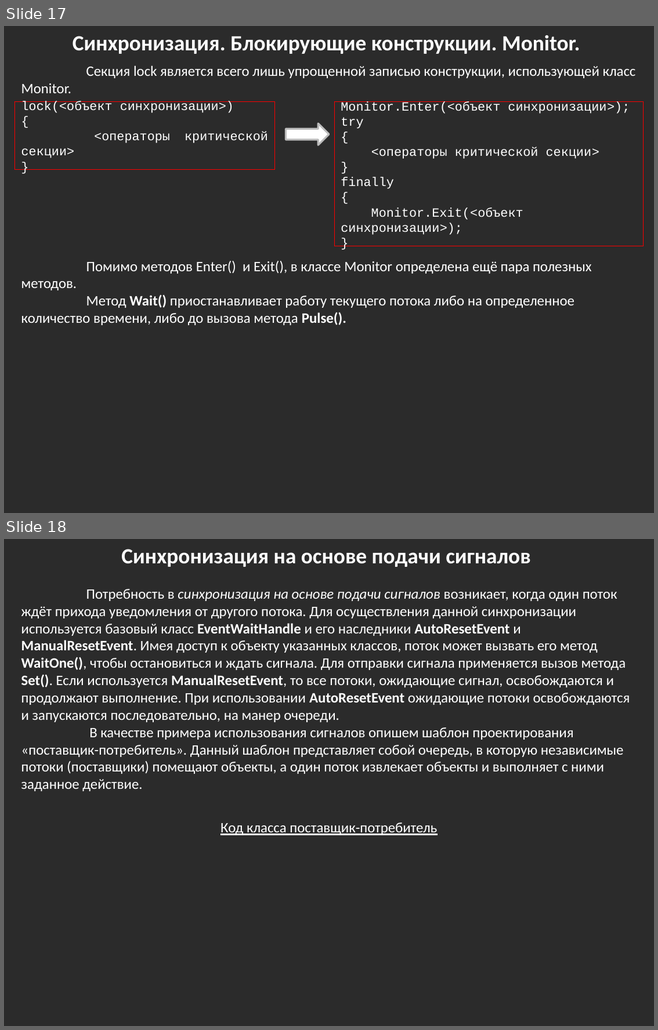
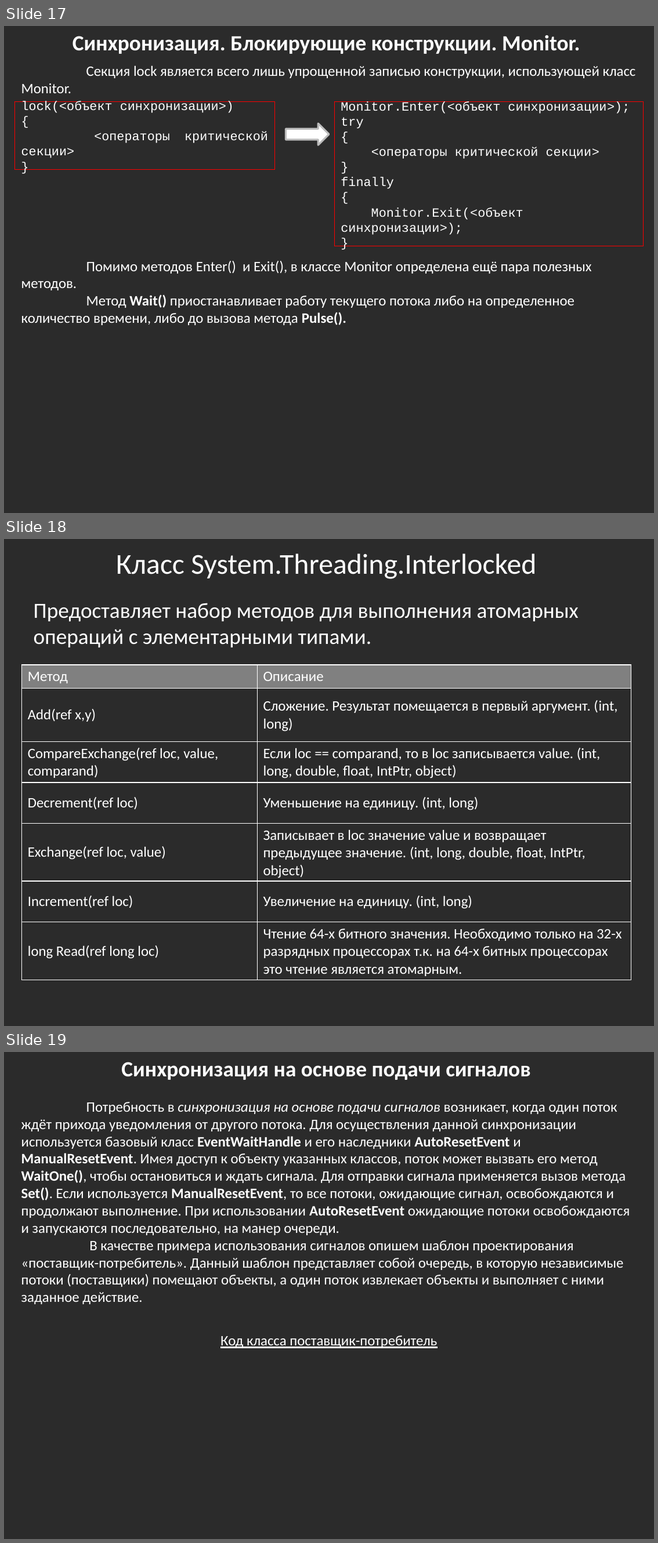
Before and after one commit to bazile/Training, a slide deck: Presentation/lesson-08.pptx. Shown one above the other, each under a label of ours: slides 17 and 18 before the commit, slides 17, 18 and 19 after it. The pictures are 658x1030 and 658x1543 pixels, drawn with LibreOffice and Linux fonts; fonts in the diff are those of the drawing; background and template pictures are left out; a plain dark background stands for a picture behind light text. Boxes give left, top, right and bottom in pixels: in the first picture for what was removed or moved away, otherwise in the second. Text is boxed around its words. In the diff, an @@ line names an element or a change of style, - is before the commit and + after.

Commit message:
Updated multi-threading presentation (lesson #8)

```diff
--- a/Presentation/lesson-08.pptx
+++ b/Presentation/lesson-08.pptx
@@ slide 18 added at (x1=4, y1=539, x2=654, y2=1026), background picture (left out) @@
@@ text added at (x1=116, y1=553, x2=536, y2=579), 32 pt, text #FFFFFF @@
+Класс System.Threading.Interlocked
@@ text added at (x1=34, y1=603, x2=578, y2=647), 24 pt, text #FFFFFF @@
+Предоставляет набор методов для выполнения атомарных операций с элементарными типами.
@@ table added at (x1=22, y1=665, x2=631, y2=980), 7 rows, 2 columns @@
+Метод | Описание
+Add(ref x,y) | Сложение. Результат помещается в первый аргумент. (int, long)
+CompareExchange(ref loc, value, comparand) | Если loc == comparand, то в loc записывается value. (int, long, double, float, IntPtr, object)
+Decrement(ref loc) | Уменьшение на единицу. (int, long)
+Exchange(ref loc, value) | Записывает в loc значение value и возвращает предыдущее значение. (int, long, double, float, IntPtr, object)
+Increment(ref loc) | Увеличение на единицу. (int, long)
+long Read(ref long loc) | Чтение 64-х битного значения. Необходимо только на 32-х разрядных процессорах т.к. на 64-х битных процессорах это чтение является атомарным.
@@ what was slide 18 is now slide 19 @@
```
Also in this commit, not shown: 3 slides changed, 4 other slides added.
